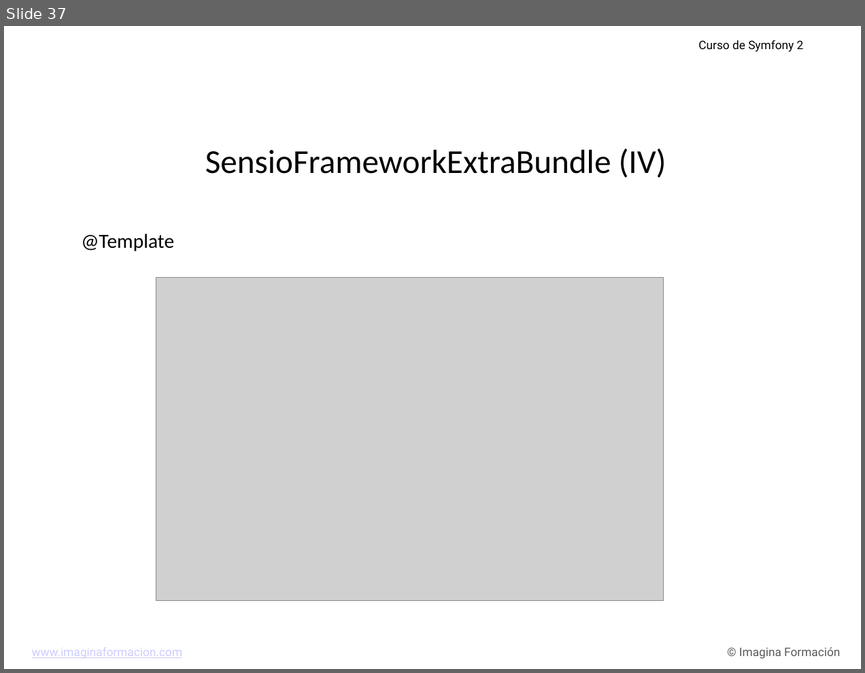
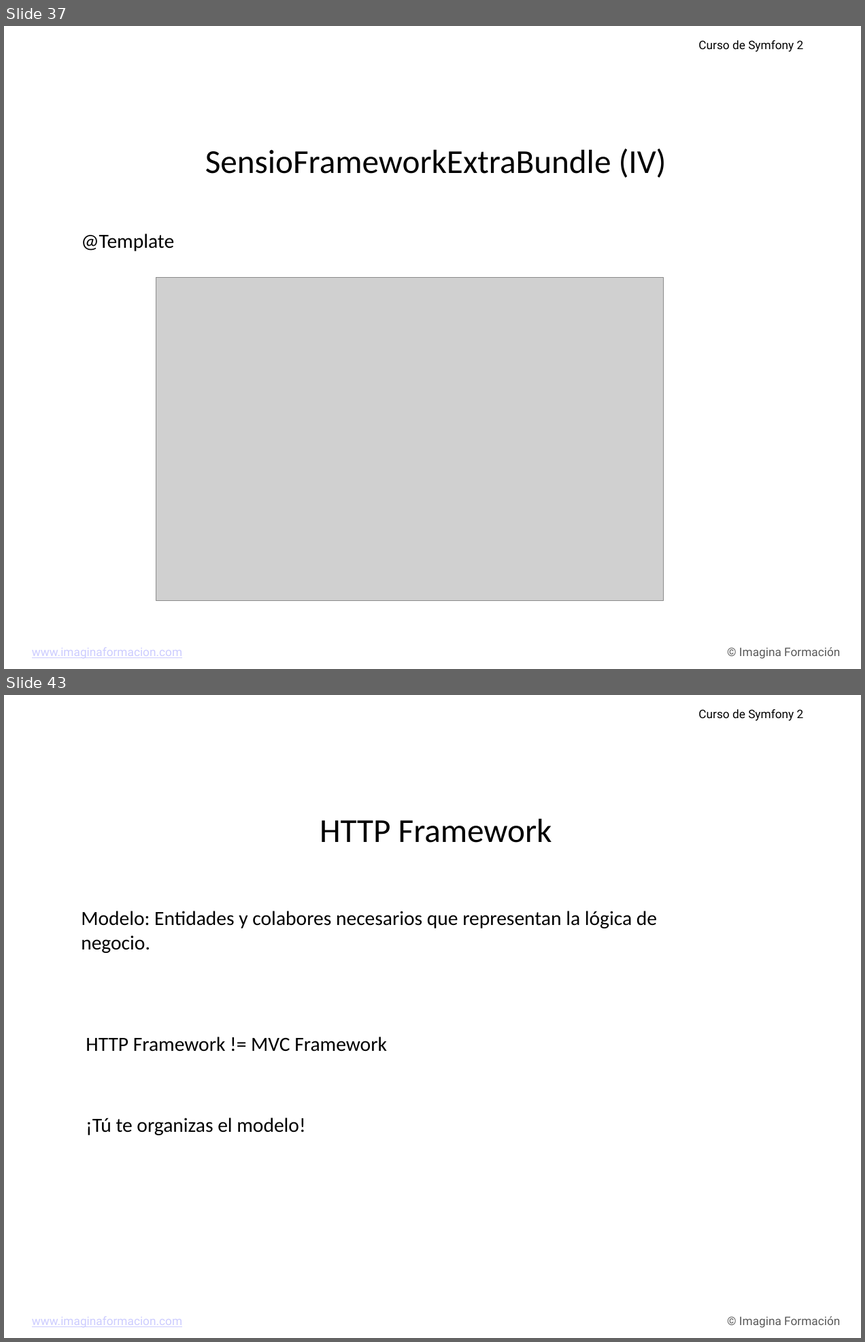
Before and after one commit to carlescliment/curso-symfony2, a slide deck: compiled/ppt/Tema 2.ppt. Shown one above the other, each under a label of ours: slide 37 before the commit, slides 37 and 43 after it; the slides between them are not shown. The pictures are 865x673 and 865x1342 pixels, drawn with LibreOffice and Linux fonts; fonts in the diff are those of the drawing; grey boxes stand for pictures; background and template pictures are left out. Boxes give left, top, right and bottom in pixels: in the first picture for what was removed or moved away, otherwise in the second. Text is boxed around its words. In the diff, an @@ line names an element or a change of style, - is before the commit and + after.

```diff
--- a/compiled/ppt/Tema 2.ppt
+++ b/compiled/ppt/Tema 2.ppt
@@ slide 43 added at bbox=[4, 695, 861, 1338], background picture (left out); not listed: 3 template elements that a slide beside it also shows @@
@@ text added at bbox=[320, 818, 552, 843], 40 pt, text #000000 @@
+HTTP Framework
@@ text added at bbox=[81, 911, 657, 928], 24 pt, text #000000 @@
+Modelo: Entidades y colabores necesarios que representan la lógica de negocio.
@@ text added at bbox=[86, 1036, 387, 1051], 24 pt, text #000000 @@
+HTTP Framework != MVC Framework
@@ text added at bbox=[86, 1117, 305, 1135], 24 pt, text #000000 @@
+¡Tú te organizas el modelo!
```
Also in this commit, not shown: 1 slide changed, 5 other slides added, 52 slides removed, 1 other file.
